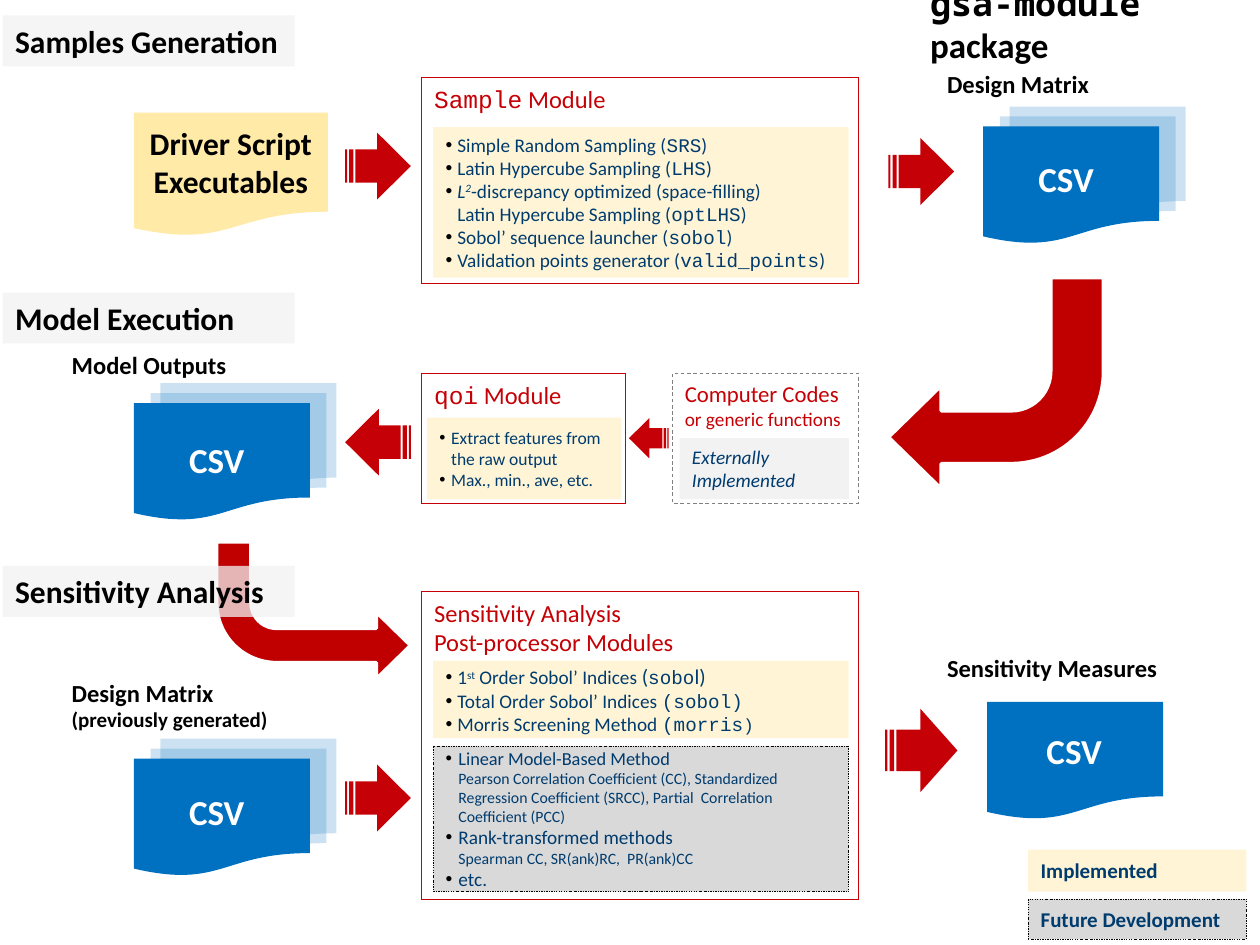
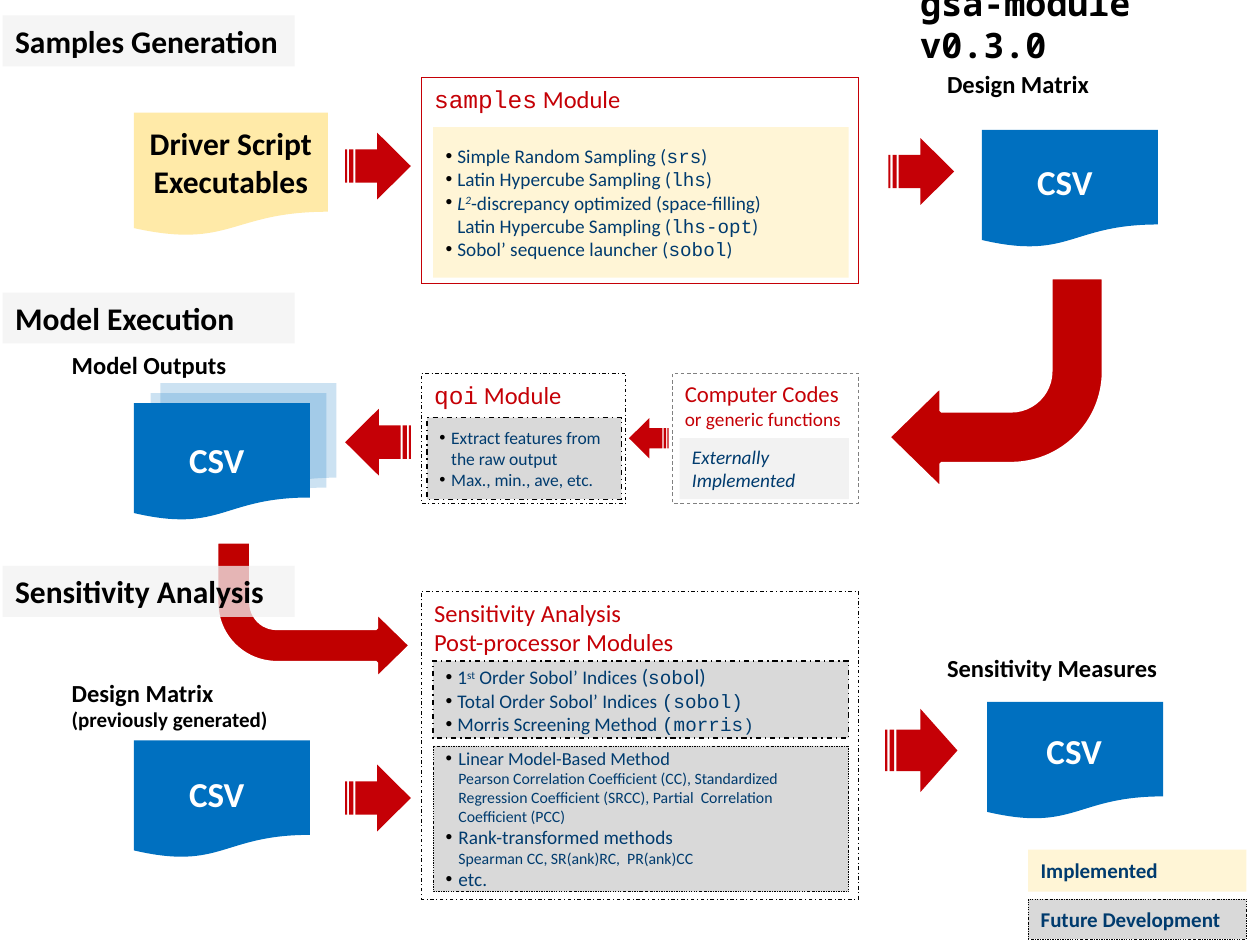
Before and after one commit to damar-wicaksono/gsa-module, a slide deck: slide 2 of docs/figures/flowchart.pptx. Drawn at 1260x945 pixels with LibreOffice and Linux fonts; fonts in the diff are those of the drawing. Boxes give left, top, right and bottom in pixels: in the first picture for what was removed or moved away, otherwise in the second. Text is boxed around its words. In the diff, an @@ line names an element or a change of style, - is before the commit and + after.

Commit message:
Update flowchart corresponding to current development
Only the samples module is implemented

```diff
--- a/docs/figures/flowchart.pptx
+++ b/docs/figures/flowchart.pptx
@@ text at [920, 0, 1130, 59]: text changed @@
-gsa-module package
+gsa-module v0.3.0
@@ text in rectangle at [434, 90, 620, 113]: text changed @@
-Sample Module
+samples Module
@@ flow chart document removed at [999, 116, 1176, 234] @@
@@ flow chart document removed at [1009, 107, 1186, 226] @@
@@ text in rectangle at [457, 149, 761, 237]: text changed @@
-• Simple Random Sampling (SRS)
-• Latin Hypercube Sampling (LHS)
-• L2-discrepancy optimized (space-filling)
-  Latin Hypercube Sampling (optLHS)
+• Simple Random Sampling (srs)
+• Latin Hypercube Sampling (lhs)
+• L2-discrepancy optimized (space-filling)
+  Latin Hypercube Sampling (lhs-opt)
@@ flow chart document: place and size @@
-flow chart document at [983, 126, 1159, 244]
+flow chart document at [982, 130, 1158, 248]
@@ text in rectangle at [457, 253, 825, 271]: paragraph removed @@
-• Validation points generator (valid_points)
@@ rectangle "qoi Module" at [422, 373, 626, 503]: outline #C50006 0.5 pt to #000000 0.5 pt dashed @@
@@ rectangle "Extract features from the raw ..." at [427, 417, 621, 499]: fill #FFF5D6 to #D9D9D9; outline none to #000000 0.74 pt dashed @@
@@ rectangle "Sensitivity Analysis Post-processor Modules" at [422, 591, 858, 898]: outline #C50006 0.5 pt to #000000 0.5 pt dashed @@
@@ rectangle "1st Order Sobol’ Indices (sobol)" at [433, 662, 849, 738]: fill #FFF5D6 to #D9D9D9; outline none to #000000 0.74 pt dashed @@
@@ flow chart document: place and size @@
-flow chart document at [134, 759, 310, 877]
+flow chart document at [134, 741, 310, 859]
@@ flow chart document removed at [150, 748, 326, 867] @@
@@ flow chart document removed at [160, 738, 336, 857] @@
@@ text "CSV": place and size @@
-text "CSV" at [189, 802, 244, 826]
+text "CSV" at [189, 784, 244, 808]
```
Also in this commit, not shown: 1 slide added, 1 other file.
